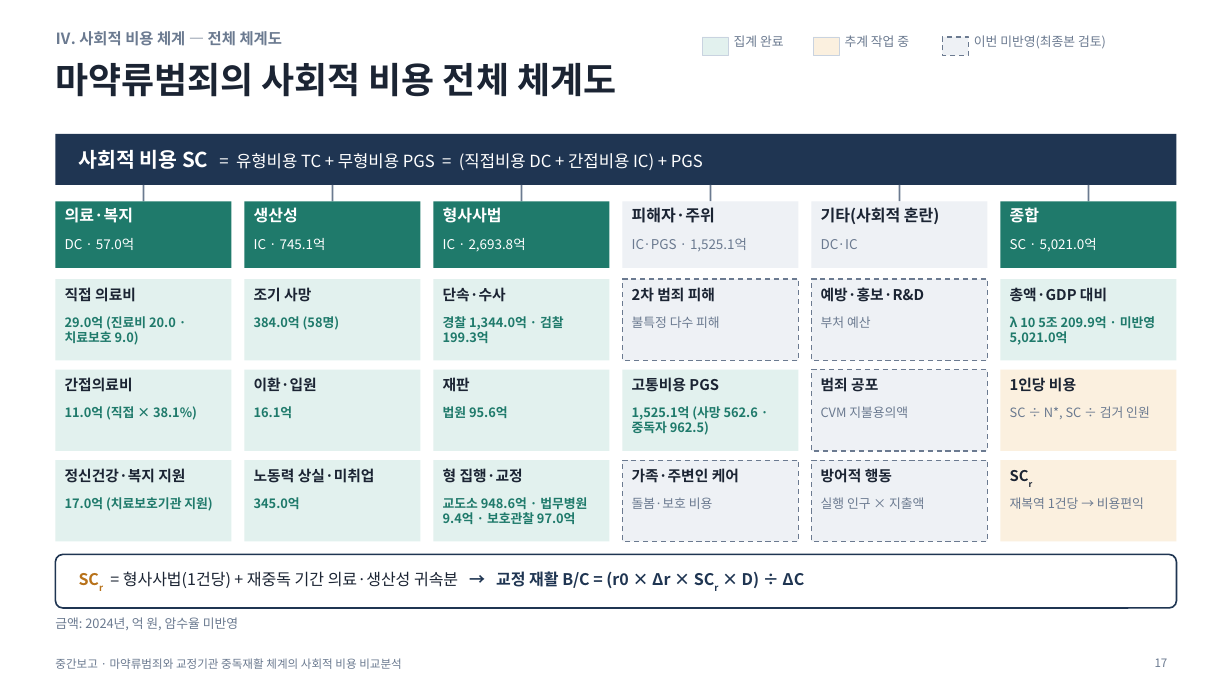
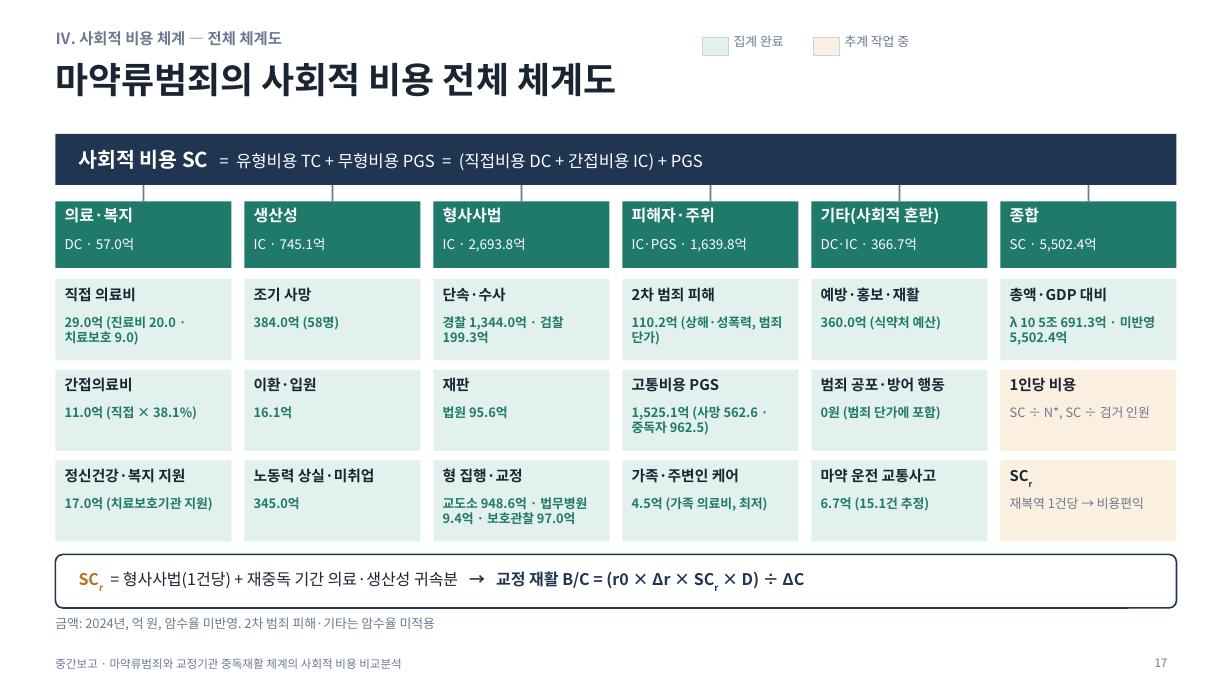
Before and after one commit to adminmrobo/drug-crime-social-cost, a slide deck: slide 17 of deliverables/중간보고_마약류사회적비용.pptx. Drawn at 1232x693 pixels with LibreOffice and Linux fonts; fonts in the diff are those of the drawing. Boxes give left, top, right and bottom in pixels: in the first picture for what was removed or moved away, otherwise in the second. Text is boxed around its words. In the diff, an @@ line names an element or a change of style, - is before the commit and + after.

Commit message:
사회적 혼란·기타 반영(2024 확정), 2025년 시산판 요약본·슬라이드·엑셀 추가

```diff
--- a/deliverables/중간보고_마약류사회적비용.pptx
+++ b/deliverables/중간보고_마약류사회적비용.pptx
@@ rectangle removed at box(943, 37, 969, 55) @@
@@ text removed at box(974, 35, 1106, 49) @@
-이번 미반영(최종본 검토)
@@ rectangle at box(623, 201, 799, 268): fill #EEF1F5 to #1F7A6B @@
@@ text "피해자·주위" at box(632, 207, 715, 223): text colour #1B2433 to #FFFFFF @@
@@ rectangle at box(811, 201, 988, 268): fill #EEF1F5 to #1F7A6B @@
@@ text "기타(사회적 혼란)" at box(821, 207, 940, 224): text colour #1B2433 to #FFFFFF @@
@@ text at box(632, 238, 747, 252): text changed; text colour #6B7A90 to #FFFFFF @@
-IC·PGS · 1,525.1억
+IC·PGS · 1,639.8억
@@ text at box(821, 238, 917, 250): text changed; text colour #6B7A90 to #FFFFFF @@
-DC·IC
+DC·IC · 366.7억
@@ text at box(1010, 238, 1097, 252): text changed @@
-SC · 5,021.0억
+SC · 5,502.4억
@@ text at box(821, 287, 920, 302): text changed @@
-예방·홍보·R&D
+예방·홍보·재활
@@ text at box(632, 316, 783, 345): text changed; text colour #6B7A90 to #1F7A6B; bold on @@
-불특정 다수 피해
+110.2억 (상해·성폭력, 범죄 단가)
@@ text at box(821, 316, 941, 330): text changed; text colour #6B7A90 to #1F7A6B; bold on @@
-부처 예산
+360.0억 (식약처 예산)
@@ text at box(1010, 316, 1155, 345): text changed @@
-λ 10 5조 209.9억 · 미반영 5,021.0억
+λ 10 5조 691.3억 · 미반영 5,502.4억
@@ text at box(821, 377, 945, 392): text changed @@
-범죄 공포
+범죄 공포·방어 행동
@@ text at box(821, 406, 940, 420): text changed; text colour #6B7A90 to #1F7A6B; bold on @@
-CVM 지불용의액
+0원 (범죄 단가에 포함)
@@ fill #EEF1F5 to #E2F1EE; outline #6B7A90 1 pt dashed to none in 5 elements at box(623, 279, 799, 360), box(623, 460, 799, 542), box(811, 279, 988, 360), box(811, 370, 988, 451), box(811, 460, 988, 542) @@
@@ text at box(821, 468, 936, 483): text changed @@
-방어적 행동
+마약 운전 교통사고
@@ text at box(632, 497, 767, 511): text changed; text colour #6B7A90 to #1F7A6B; bold on @@
-돌봄·보호 비용
+4.5억 (가족 의료비, 최저)
@@ text at box(821, 497, 929, 511): text changed; text colour #6B7A90 to #1F7A6B; bold on @@
-실행 인구 × 지출액
+6.7억 (15.1건 추정)
@@ text at box(55, 617, 435, 630): text changed @@
-금액: 2024년, 억 원, 암수율 미반영
+금액: 2024년, 억 원, 암수율 미반영. 2차 범죄 피해·기타는 암수율 미적용
```
Also in this commit, not shown: 12 other slides changed, 14 other files.
